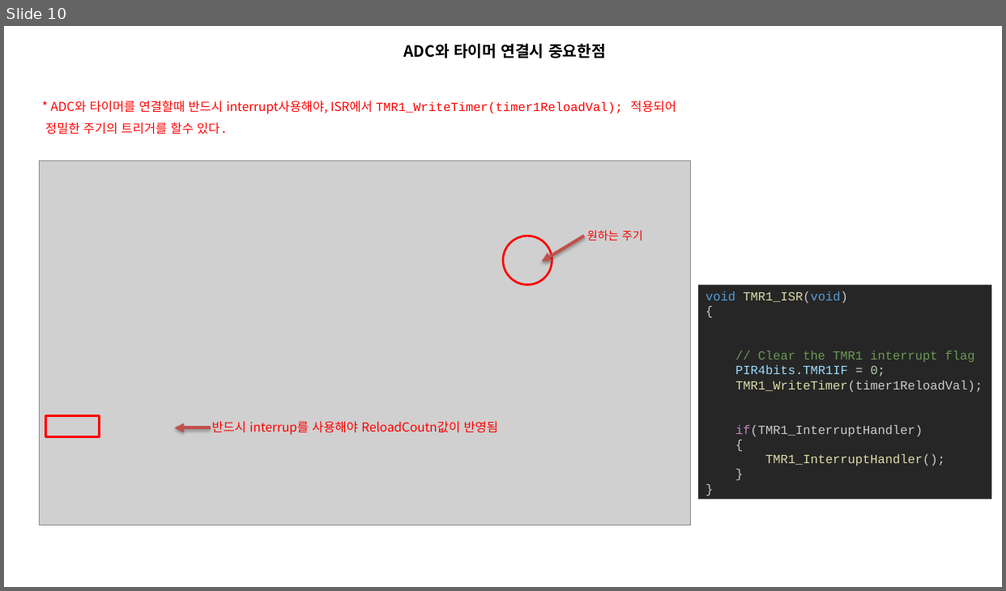
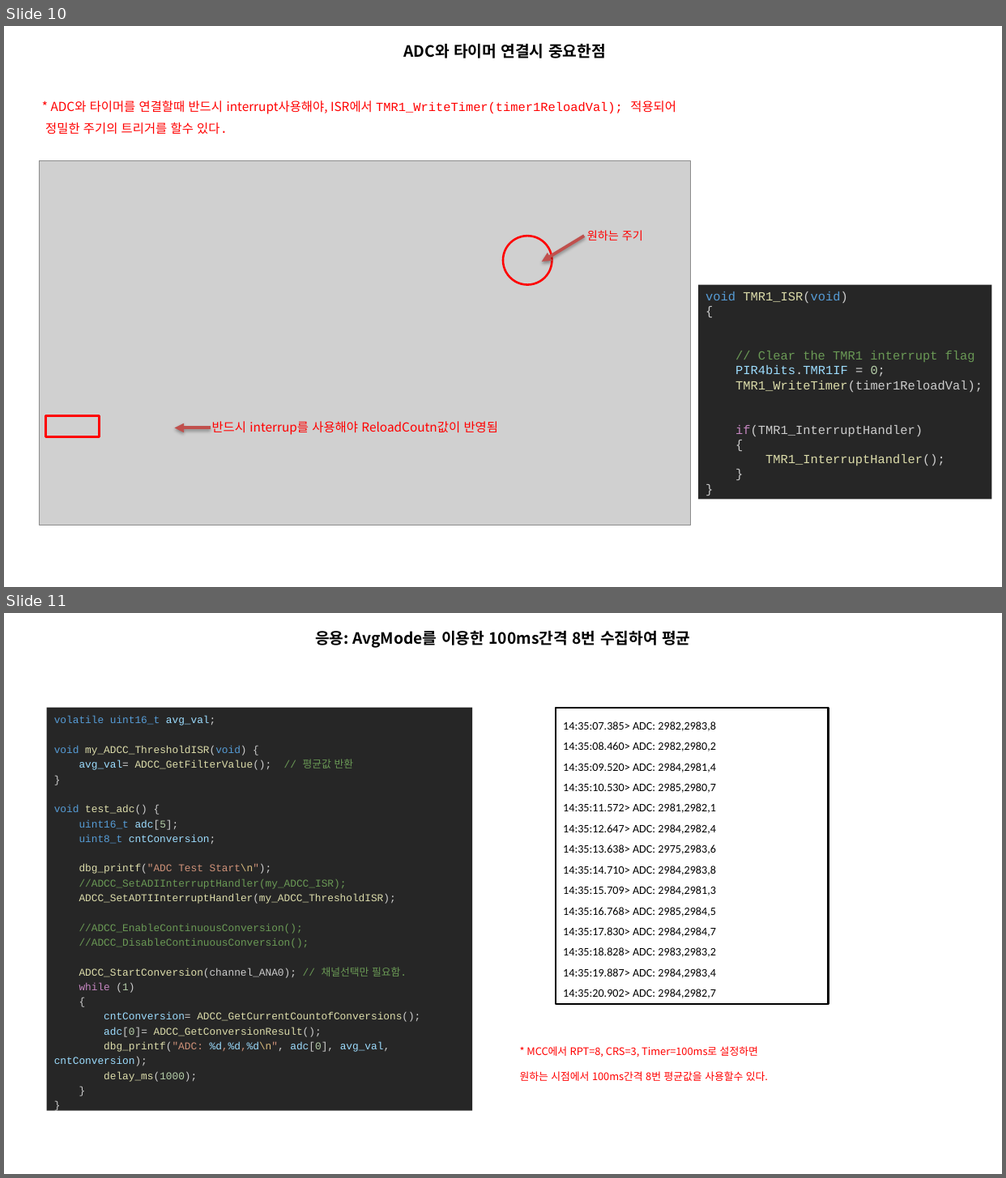
Before and after one commit to jkchoi2/PIC-ADCC-AverageMode-BurstAverageMode-example, a slide deck: PIC-ADC-Average-BurstAverageMode-Test.pptx. Shown one above the other, each under a label of ours: slide 10 before the commit, slides 10 and 11 after it. The pictures are 1006x591 and 1006x1178 pixels, drawn with LibreOffice and Linux fonts; fonts in the diff are those of the drawing; grey boxes stand for pictures. Boxes give left, top, right and bottom in pixels: in the first picture for what was removed or moved away, otherwise in the second. Text is boxed around its words. In the diff, an @@ line names an element or a change of style, - is before the commit and + after.

Commit message:
update ppt

```diff
--- a/PIC-ADC-Average-BurstAverageMode-Test.pptx
+++ b/PIC-ADC-Average-BurstAverageMode-Test.pptx
@@ slide 11 added at box(4, 613, 1002, 1174), background #FFFFFF @@
@@ title added at box(315, 631, 690, 648), 15 pt, text #000000, bold @@
+응용: AvgMode를 이용한 100ms간격 8번 수집하여 평균
@@ rectangle added at box(47, 707, 473, 1111), fill #262626, 10 pt, text #DCDCAA @@
+volatile uint16_t avg_val;
+void my_ADCC_ThresholdISR(void) {
+avg_val= ADCC_GetFilterValue(); // 평균값 반환
+}
+void test_adc() {
+uint16_t adc[5];
+uint8_t cntConversion;
+dbg_printf("ADC Test Start\n");
+//ADCC_SetADIInterruptHandler(my_ADCC_ISR);
+ADCC_SetADTIInterruptHandler(my_ADCC_ThresholdISR);
+//ADCC_EnableContinuousConversion();
+//ADCC_DisableContinuousConversion();
+ADCC_StartConversion(channel_ANA0); // 채널선택만 필요함.
+while (1)
+{
+cntConversion= ADCC_GetCurrentCountofConversions();
+adc[0]= ADCC_GetConversionResult();
+dbg_printf("ADC: %d,%d,%d\n", adc[0], avg_val, cntConversion);
+delay_ms(1000);
+}
+}
@@ rectangle added at box(556, 708, 829, 1004), fill #FFFFFF, outline #000000 2 pt, 11 pt, text #000000 @@
+14:35:07.385> ADC: 2982,2983,8
+14:35:08.460> ADC: 2982,2980,2
+14:35:09.520> ADC: 2984,2981,4
+14:35:10.530> ADC: 2985,2980,7
+14:35:11.572> ADC: 2981,2982,1
+14:35:12.647> ADC: 2984,2982,4
+14:35:13.638> ADC: 2975,2983,6
+14:35:14.710> ADC: 2984,2983,8
+14:35:15.709> ADC: 2984,2981,3
+14:35:16.768> ADC: 2985,2984,5
+14:35:17.830> ADC: 2984,2984,7
+14:35:18.828> ADC: 2983,2983,2
+14:35:19.887> ADC: 2984,2983,4
+14:35:20.902> ADC: 2984,2982,7
@@ text added at box(520, 1046, 768, 1081), 10 pt, text #FF0000 @@
+* MCC에서 RPT=8, CRS=3, Timer=100ms로 설정하면
+원하는 시점에서 100ms간격 8번 평균값을 사용할수 있다.
```
